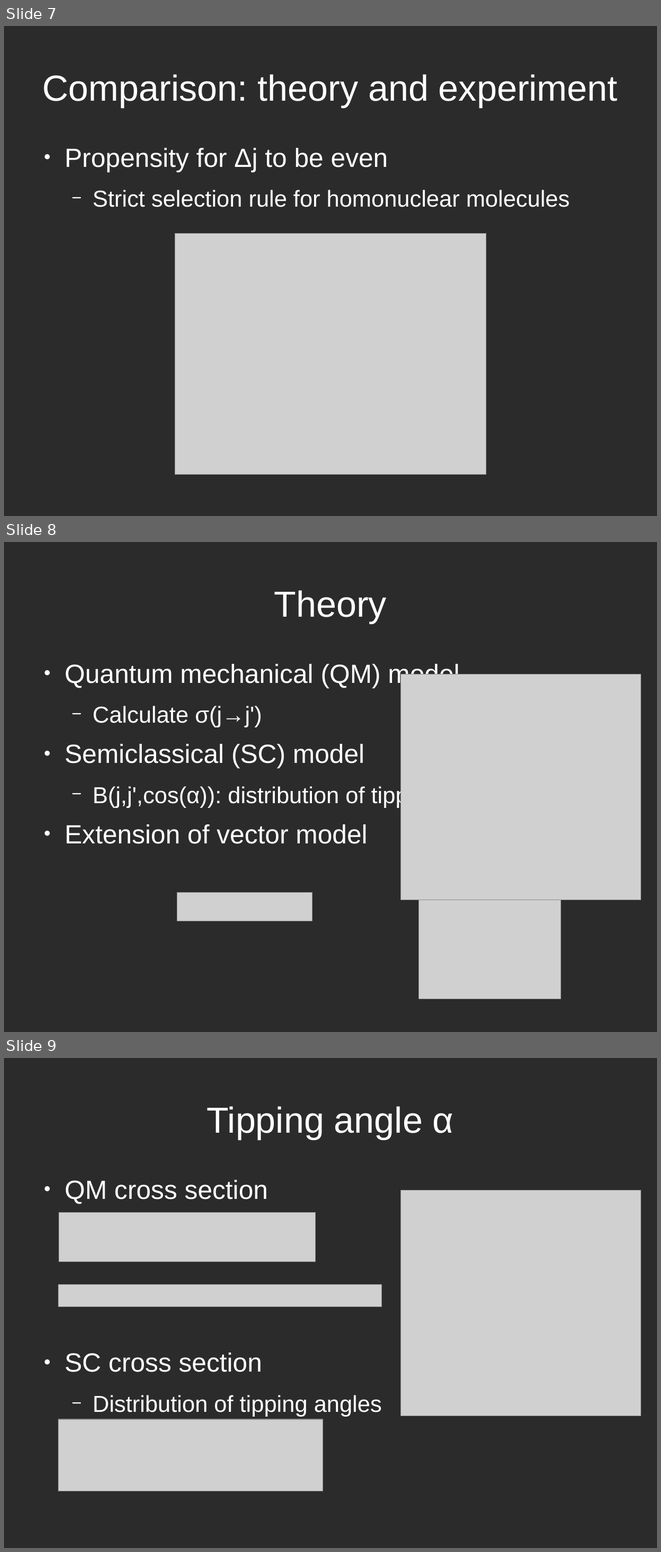
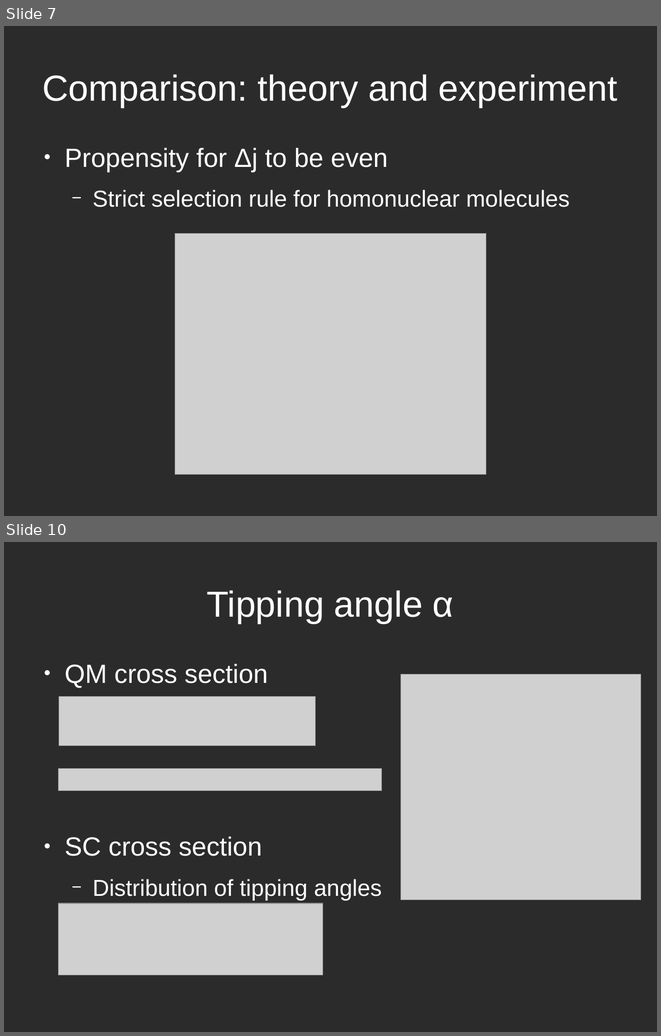
Before and after one commit to atowneND/HeNaK_Collisions, a slide deck: Presentation.odp. Shown one above the other, each under a label of ours: slides 7, 8 and 9 before the commit, slides 7 and 10 after it; the slides between them are not shown. The pictures are 661x1552 and 661x1036 pixels, drawn with LibreOffice and Linux fonts; fonts in the diff are those of the drawing; grey boxes stand for pictures; background and template pictures are left out; a plain dark background stands for a picture behind light text. Boxes give left, top, right and bottom in pixels: in the first picture for what was removed or moved away, otherwise in the second. Text is boxed around its words. In the diff, an @@ line names an element or a change of style, - is before the commit and + after.

```diff
--- a/Presentation.odp
+++ b/Presentation.odp
@@ slide 8 removed at (4, 542, 657, 1032), background picture (left out) @@
@@ title removed at (274, 590, 387, 624) @@
-Theory
@@ text removed at (64, 662, 459, 844) @@
-● Quantum mechanical (QM) model
-  − Calculate σ(j→j')
-● Semiclassical (SC) model
-  − B(j,j',cos(α)): distribution of tipping angles
-● Extension of vector model
@@ picture removed at (401, 674, 642, 900) @@
@@ picture removed at (419, 819, 561, 999) @@
@@ picture removed at (177, 892, 312, 921) @@
@@ what was slide 9 is now slide 10 @@
```
Also in this commit, not shown: 2 slides added, 3 other files.
